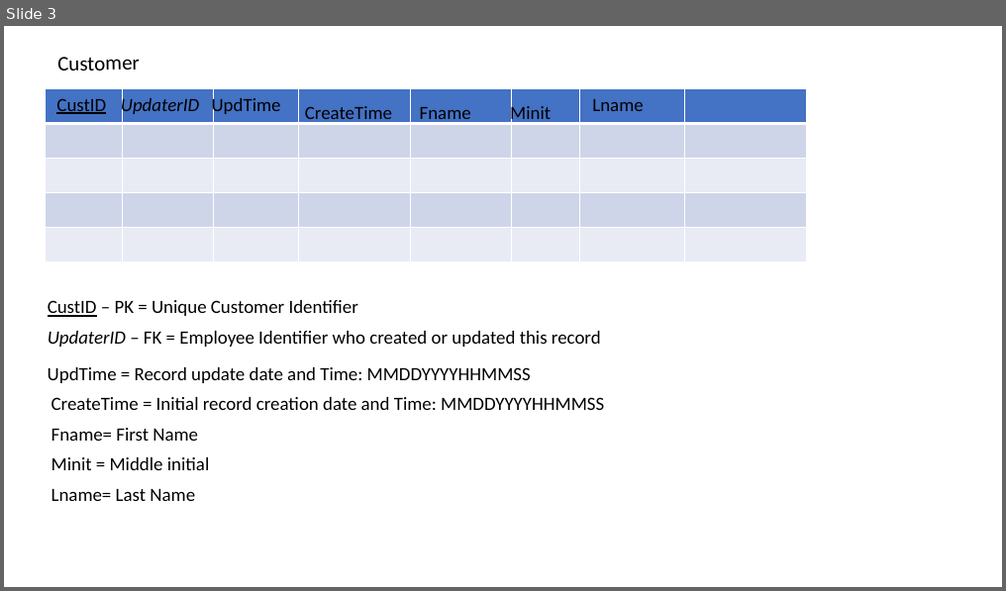
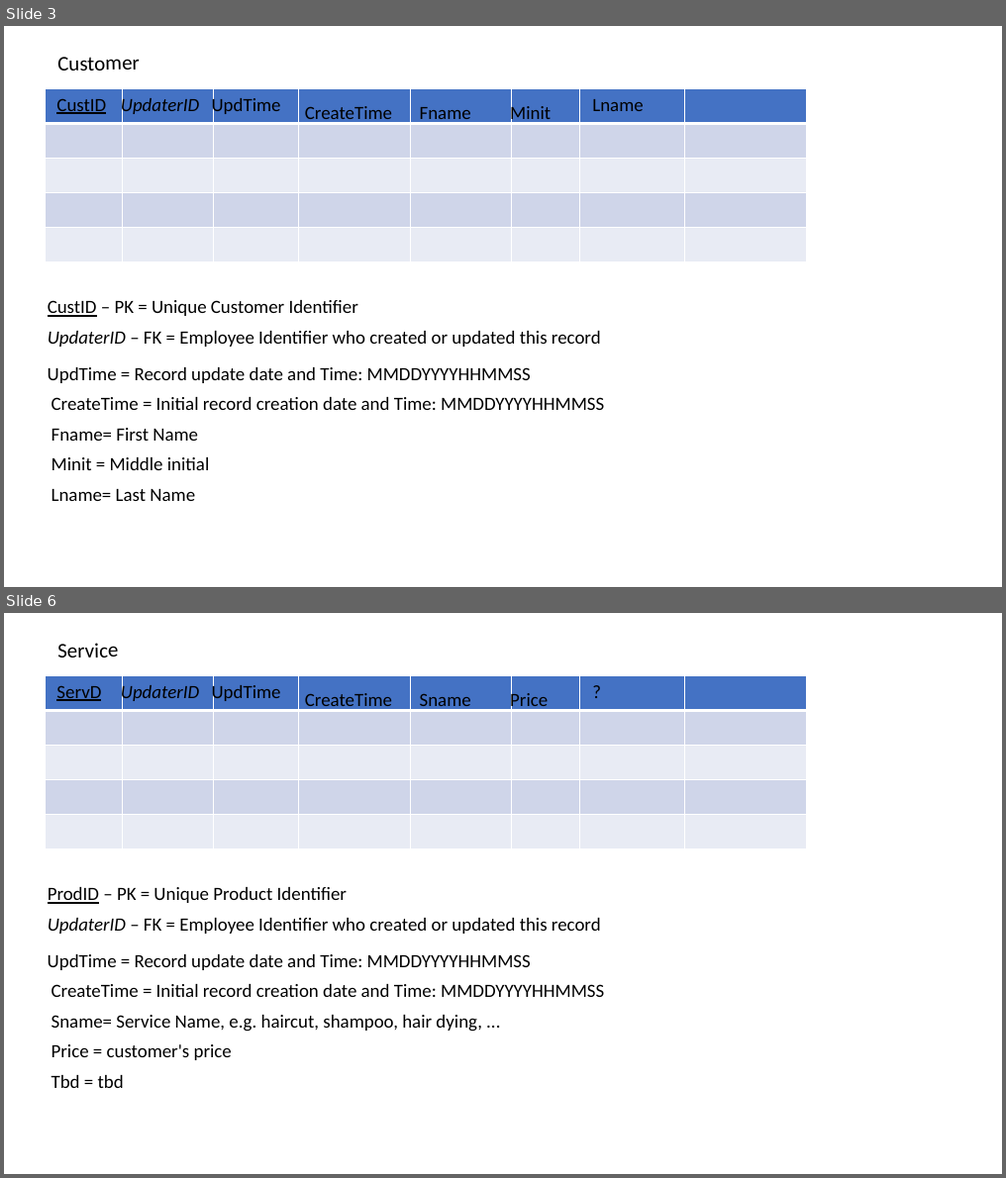
Before and after one commit to andrewroe/rosiessalon, a slide deck: RosieSalonDataModel.pptx. Shown one above the other, each under a label of ours: slide 3 before the commit, slides 3 and 6 after it; the slides between them are not shown. The pictures are 1006x591 and 1006x1178 pixels, drawn with LibreOffice and Linux fonts; fonts in the diff are those of the drawing. Boxes give left, top, right and bottom in pixels: in the first picture for what was removed or moved away, otherwise in the second. Text is boxed around its words. In the diff, an @@ line names an element or a change of style, - is before the commit and + after.

```diff
--- a/RosieSalonDataModel.pptx
+++ b/RosieSalonDataModel.pptx
@@ slide 6 added at bbox=[4, 613, 1002, 1174], background #FFFFFF @@
@@ text added at bbox=[57, 643, 118, 658], 20 pt, text #000000 @@
+Service
@@ table added at bbox=[46, 676, 806, 850], 5 rows, 8 columns @@
+ |  |  |  |  |  |  | 
+ |  |  |  |  |  |  | 
+ |  |  |  |  |  |  | 
+ |  |  |  |  |  |  | 
+ |  |  |  |  |  |  | 
@@ text added at bbox=[56, 685, 101, 701], 18 pt, text #000000, underline @@
+ServD
@@ text added at bbox=[121, 682, 199, 703], 18 pt, text #000000, italic @@
+UpdaterID
@@ text added at bbox=[212, 682, 281, 703], 18 pt, text #000000 @@
+UpdTime
@@ text added at bbox=[305, 693, 392, 711], 18 pt, text #000000 @@
+CreateTime
@@ text added at bbox=[420, 693, 471, 711], 18 pt, text #000000 @@
+Sname
@@ text added at bbox=[510, 690, 548, 711], 18 pt, text #000000 @@
+Price
@@ text added at bbox=[585, 676, 653, 707], 18 pt, text #000000 @@
+?
@@ text added at bbox=[48, 887, 347, 904], 18 pt, text #000000 @@
+ProdID – PK = Unique Product Identifier
@@ text added at bbox=[48, 918, 601, 934], 18 pt, text #000000 @@
+UpdaterID – FK = Employee Identifier who created or updated this record
@@ text added at bbox=[48, 955, 531, 970], 18 pt, text #000000 @@
+UpdTime = Record update date and Time: MMDDYYYYHHMMSS
@@ text added at bbox=[52, 984, 604, 997], 18 pt, text #000000 @@
+CreateTime = Initial record creation date and Time: MMDDYYYYHHMMSS
@@ text added at bbox=[52, 1015, 481, 1032], 18 pt, text #000000 @@
+Sname= Service Name, e.g. haircut, shampoo, hair dying, ...
@@ text added at bbox=[52, 1045, 232, 1060], 18 pt, text #000000 @@
+Price = customer's price
@@ text added at bbox=[52, 1075, 124, 1088], 18 pt, text #000000 @@
+Tbd = tbd
```
Also in this commit, not shown: 2 slides changed, 7 other slides added.
